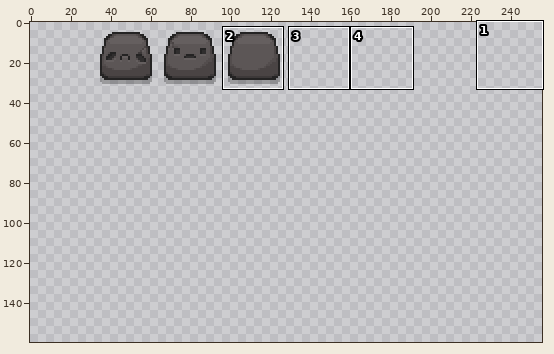
Two states of a sprite sheet, resources/gfx/monsters/stoner/stoner.png. The picture above shows the old version from afar; the outline marks the close-up.
Close-up. Before:
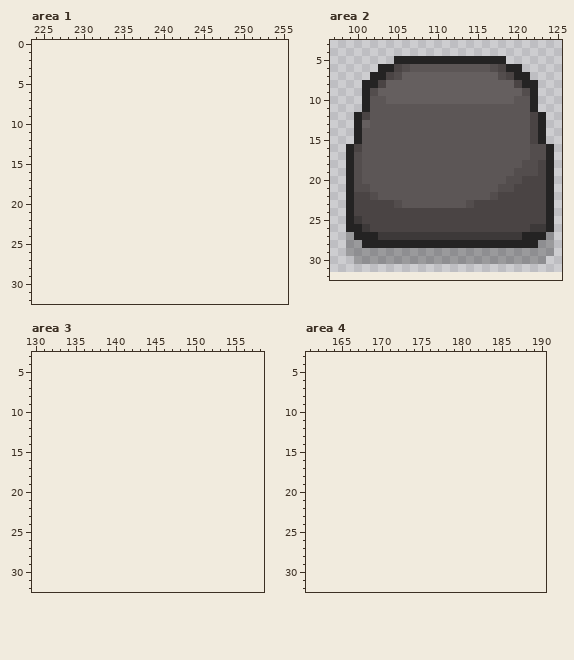
The file is 96x32 pixels. Colours within 5 levels of each other are drawn and written as one. Shown: area 1: x 224..255, y 0..32; area 2: x 97..125, y 3..32; area 3: x 130..158, y 3..32; area 4: x 161..190, y 3..32. The old version is drawn lined up with the new one, on the new canvas. The commit also changed other parts of the picture, which this record leaves out.
Once edited:
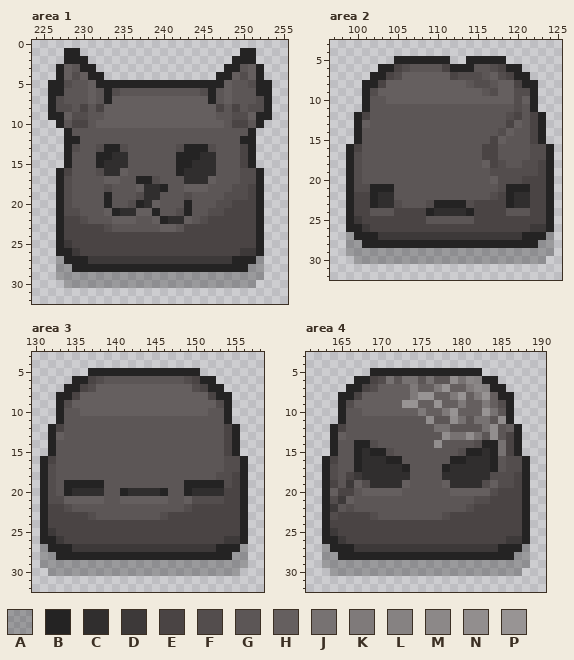
Palette (. is transparent): A #00000040  B #242323  C #302e2e  D #3d3939  E #4a4444  F #534d4d  G #5c5656  H #655f5f  J #777272  K #7f7a7a  L #868282  M #8c8888  N #928e8e  P #989494
Changes in this commit:
canvas 96x32 -> 256x160, the old top-left corner now at 32,0
--- area 1
@@ x 224..255 @@
  0 ................................
- 1 ................................
- 2 ................................
- 3 ................................
- 4 ................................
- 5 ................................
- 6 ................................
- 7 ................................
- 8 ................................
- 9 ................................
-10 ................................
-11 ................................
-12 ................................
-13 ................................
-14 ................................
-15 ................................
-16 ................................
-17 ................................
-18 ................................
-19 ................................
-20 ................................
-21 ................................
-22 ................................
-23 ................................
-24 ................................
-25 ................................
-26 ................................
-27 ................................
-28 ................................
-29 ................................
-30 ................................
+ 1 ....BB....................BB....
+ 2 ....BBB..................BBB....
+ 3 ...BHGBB................BBGHB...
+ 4 ...BHFHBB..............BBHFHB...
+ 5 ..BBFGGHBBBBBBBBBBBBBBBBHGGFBB..
+ 6 ..BBGGGHGBFGGGGGGGGGGFBGHGGGBB..
+ 7 ..BFGGGHGBHHHHHHHHHHHHBGHGGGFB..
+ 8 ..BFFGEGEHHHHHHHHHHHHHHEGEGFFB..
+ 9 ..BBHFFGGHHHHHHHHHHHHHHGGFFHBB..
+10 ...BGEEGHHHHHHHHHHHHHHHHGEEGB...
+11 ....BGGGGGGGGGGGGGGGGGGGGGGB....
+12 ....BBGGGGGGGGGGGGGGGGGGGGBB....
+13 ....BFGGFBBFGGGGGGFBBBFGGGEB....
+14 ....BGGGBBCCGGGGGGBBBCCGGGEB....
+15 ....BGGGBCCCGGGGGGBBCCCGGGEB....
+16 ...BEGGGFCCHGGGGGGBCCCCGGGFFB...
+17 ...BFGGGGHHGGBBFGGGCCCHGGGFFB...
+18 ...BFGGGGFGGGHCCBGGHHHGGGFFEB...
+19 ...BFGGGGBGGGFCCGGGFGGGGFFFEB...
+20 ...BFGGGGBGGFBCHGGGBGGGFFEEEB...
+21 ...BFFGGGHBCCHHBGGFBGGFFEEEEB...
+22 ...BEEFGGGHHHGGHBCCHGFEEEEEEB...
+23 ...BEEEEEFGGGGGGHHGEEEEEEEEEB...
+24 ...BEEEEEEEEEEEEEEEEEEEEEEEEB...
+25 ...BDEEEEEEEEEEEEEEEEEEEEEEEB...
+26 ...BBDEEEEEEEEEEEEEEEEEEEEDDB...
+27 ...ABBBDDDDDDDDDDDDDDDDDDBBBA...
+28 ...AABBBBBBBBBBBBBBBBBBBBBBAA...
+29 ...AAAAAAAAAAAAAAAAAAAAAAAAAA...
+30 ....AAAAAAAAAAAAAAAAAAAAAAAA....
 31 ................................
--- area 2
@@ x 97..125 @@
  4 .............................
- 5 ........BBBBBBBBBBBBBB.......
- 6 ......BBEFGGGGGGGGGGFEBB.....
- 7 .....BBEFHHHHHHHHHHHHFEBB....
- 8 ....BBEHHHHHHHHHHHHHHHHEBB...
- 9 ....BFHHHHHHHHHHHHHHHHHHFB...
-10 ....BGGHHHHHHHHHHHHHHHHGGB...
-11 ....BGGGGGGGGGGGGGGGGGGGGB...
-12 ...BEGGGGGGGGGGGGGGGGGGGGEB..
-13 ...BHGGGGGGGGGGGGGGGGGGGGEB..
-14 ...BGGGGGGGGGGGGGGGGGGGGGEB..
-15 ...BGGGGGGGGGGGGGGGGGGGGGEB..
-16 ..BEGGGGGGGGGGGGGGGGGGGGGFFB.
-17 ..BFGGGGGGGGGGGGGGGGGGGGGFFB.
-18 ..BFGGGGGGGGGGGGGGGGGGGGFFEB.
-19 ..BFGGGGGGGGGGGGGGGGGGGFFFEB.
-20 ..BFGGGGGGGGGGGGGGGGGGFFEEEB.
-21 ..BFFGGGGGGGGGGGGGGGGFFEEEEB.
-22 ..BEEFGGGGGGGGGGGGGGFEEEEEEB.
-23 ..BEEEEEFGGGGGGGGFEEEEEEEEEB.
-24 ..BEEEEEEEEEEEEEEEEEEEEEEEEB.
-25 ..BDEEEEEEEEEEEEEEEEEEEEEEEB.
+ 5 ........BBBBBBB..BBBBB.......
+ 6 ......BBEFGGGGEBBBGGFEBB.....
+ 7 .....BBEFHHHHHHEFFFGHFEBB....
+ 8 ....BBEHHHHHHHHHHGFFGHHEBB...
+ 9 ....BFHHHHHHHHHHHHHGFHHFFB...
+10 ....BGGHHHHHHHHHHHHHHHHFHB...
+11 ....BGGGGGGGGGGGGGGGGGGFGB...
+12 ...BEGGGGGGGGGGGGGGGGGFEGEB..
+13 ...BHGGGGGGGGGGGGGGGGGEHGEB..
+14 ...BGGGGGGGGGGGGGGGGGFHGGEB..
+15 ...BGGGGGGGGGGGGGGGGEHGGGEB..
+16 ..BEGGGGGGGGGGGGGGGEEGGGGFFB.
+17 ..BFGGGGGGGGGGGGGGGEEGGGGFFB.
+18 ..BFGGGGGGGGGGGGGGGHEFGGFFEB.
+19 ..BFGGGGGGGGGGGGGGGGFFFFFFEB.
+20 ..BFGGGGGGGGGGGGGGGGHFFFEEEB.
+21 ..BFFBBBGGGGGGGGGGGGGFBBBEEB.
+22 ..BEEBCCGGGGGGGGGGGGFEBCCEEB.
+23 ..BEEBCCFGGGFBBBBFEEEEBCCEEB.
+24 ..BEEGGGEEEEBCCCCBEEEEGGGEEB.
+25 ..BDEEEEEEEEGGGGGGEEEEEEEEEB.
 26 ..BBDEEEEEEEEEEEEEEEEEEEEDDB.
--- area 3
@@ x 130..158 @@
  4 .............................
- 5 .............................
- 6 .............................
- 7 .............................
- 8 .............................
- 9 .............................
-10 .............................
-11 .............................
-12 .............................
-13 .............................
-14 .............................
-15 .............................
-16 .............................
-17 .............................
-18 .............................
-19 .............................
-20 .............................
-21 .............................
-22 .............................
-23 .............................
-24 .............................
-25 .............................
-26 .............................
-27 .............................
-28 .............................
-29 .............................
-30 .............................
+ 5 .......BBBBBBBBBBBBBB........
+ 6 .....BBEFGGGGGGGGGGFEBB......
+ 7 ....BBEFHHHHHHHHHHHHFEBB.....
+ 8 ...BBEHHHHHHHHHHHHHHHHEBB....
+ 9 ...BFHHHHHHHHHHHHHHHHHHFB....
+10 ...BGGHHHHHHHHHHHHHHHHGGB....
+11 ...BGGGGGGGGGGGGGGGGGGGGB....
+12 ..BEGGGGGGGGGGGGGGGGGGGGEB...
+13 ..BHGGGGGGGGGGGGGGGGGGGGEB...
+14 ..BGGGGGGGGGGGGGGGGGGGGGEB...
+15 ..BGGGGGGGGGGGGGGGGGGGGGEB...
+16 .BEGGGGGGGGGGGGGGGGGGGGGFFB..
+17 .BFGGGGGGGGGGGGGGGGGGGGGFFB..
+18 .BFGGGGGGGGGGGGGGGGGGGGFFEB..
+19 .BFGBBBBBGGGGGGGGGGBBBBBFEB..
+20 .BFGBCCCCGGBCCCCBGGBCCCCEEB..
+21 .BFFHHHHHGGHHHHHHGGHFFFFEEB..
+22 .BEEFGGGGGGGGGGGGGGFEEEEEEB..
+23 .BEEEEEFGGGGGGGGFEEEEEEEEEB..
+24 .BEEEEEEEEEEEEEEEEEEEEEEEEB..
+25 .BDEEEEEEEEEEEEEEEEEEEEEEEB..
+26 .BBDEEEEEEEEEEEEEEEEEEEEDDB..
+27 .ABBBDDDDDDDDDDDDDDDDDDBBBA..
+28 .AABBBBBBBBBBBBBBBBBBBBBBAA..
+29 .AAAAAAAAAAAAAAAAAAAAAAAAAA..
+30 ..AAAAAAAAAAAAAAAAAAAAAAAA...
 31 .............................
--- area 4
@@ x 161..190 @@
  4 ..............................
- 5 ..............................
- 6 ..............................
- 7 ..............................
- 8 ..............................
- 9 ..............................
-10 ..............................
-11 ..............................
-12 ..............................
-13 ..............................
-14 ..............................
-15 ..............................
-16 ..............................
-17 ..............................
-18 ..............................
-19 ..............................
-20 ..............................
-21 ..............................
-22 ..............................
-23 ..............................
-24 ..............................
-25 ..............................
-26 ..............................
-27 ..............................
-28 ..............................
-29 ..............................
-30 ..............................
+ 5 ........BBBBBBBBBBBBBB........
+ 6 ......BBEFJGJJGJGGNJMLBB......
+ 7 .....BBEFHHHHKHHKPHHKMLBB.....
+ 8 ....BBEHHHHHHKPPHHKPHKPHBB....
+ 9 ....BFHHHHHHPPHHPHHKHHKHFB....
+10 ....BGGHHHHHHHKHHKPHHHPJGB....
+11 ....BGGGGGGGGGGNGGNJGJJGNB....
+12 ...BEGGGGGGGGGGGJJGGGGJNGHB...
+13 ...BHGGGGGGGGGGGGNJJNJGNGEB...
+14 ...BGGBBFGGGGGGGNGGGGFBBJEB...
+15 ...BGGBCBBFGGGGGGGGFBBCBJEB...
+16 ..BEGGBCCCBBGGGGGGBBCCCBGFFB..
+17 ..BFGGBCCCCCBGGGGBCCCCCBGFFB..
+18 ..BFGEDCCCCCCGGGGCCCCCCFFFEB..
+19 ..BEGDHFCCCCHGGGGHCCCCFHFFEB..
+20 ..BHEEGHHHHHGGGGGGHHHHHFEEEB..
+21 ..BFDHGGGGGGGGGGGGGGGFFEEEEB..
+22 ..BDGFGGGGGGGGGGGGGGFEEEEEEB..
+23 ..BFEEEEFGGGGGGGGFEEEEEEEEEB..
+24 ..BEEEEEEEEEEEEEEEEEEEEEEEEB..
+25 ..BDEEEEEEEEEEEEEEEEEEEEEEEB..
+26 ..BBDEEEEEEEEEEEEEEEEEEEEDDB..
+27 ..ABBBDDDDDDDDDDDDDDDDDDBBBA..
+28 ..AABBBBBBBBBBBBBBBBBBBBBBAA..
+29 ..AAAAAAAAAAAAAAAAAAAAAAAAAA..
+30 ...AAAAAAAAAAAAAAAAAAAAAAAA...
 31 ..............................
